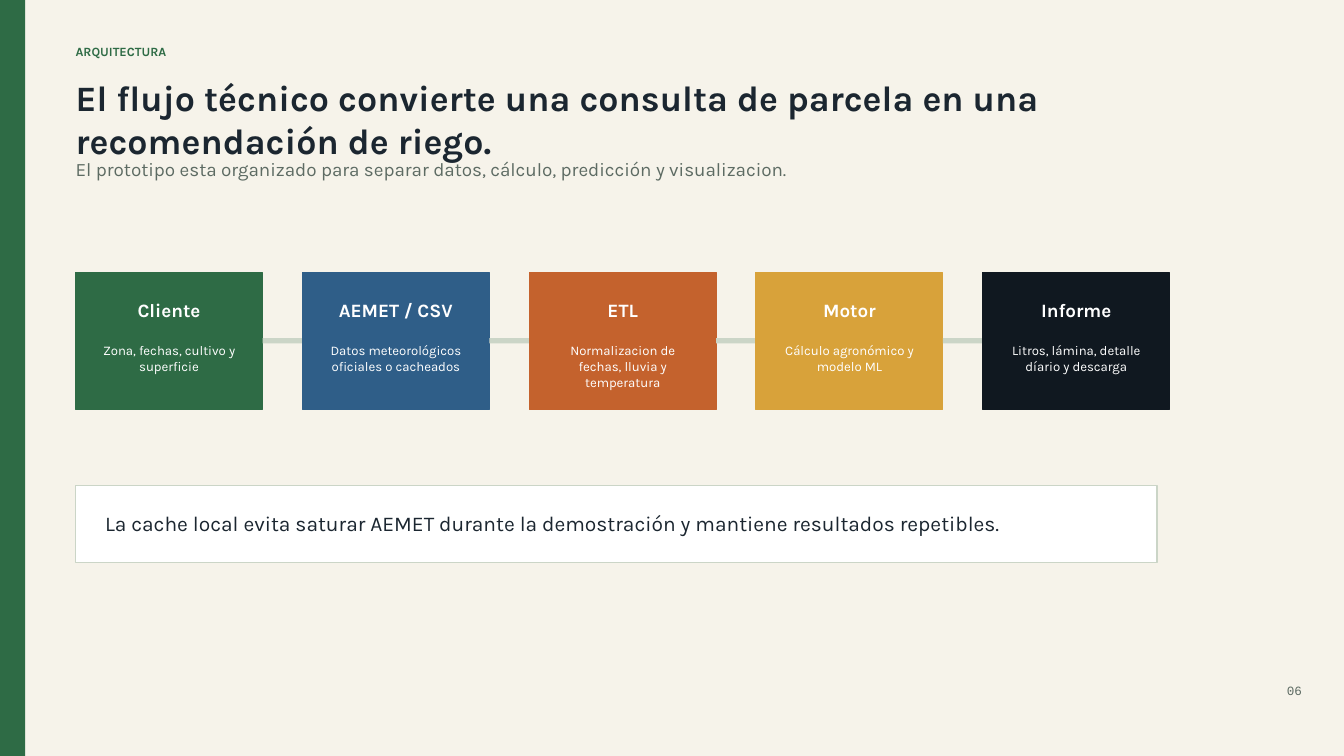
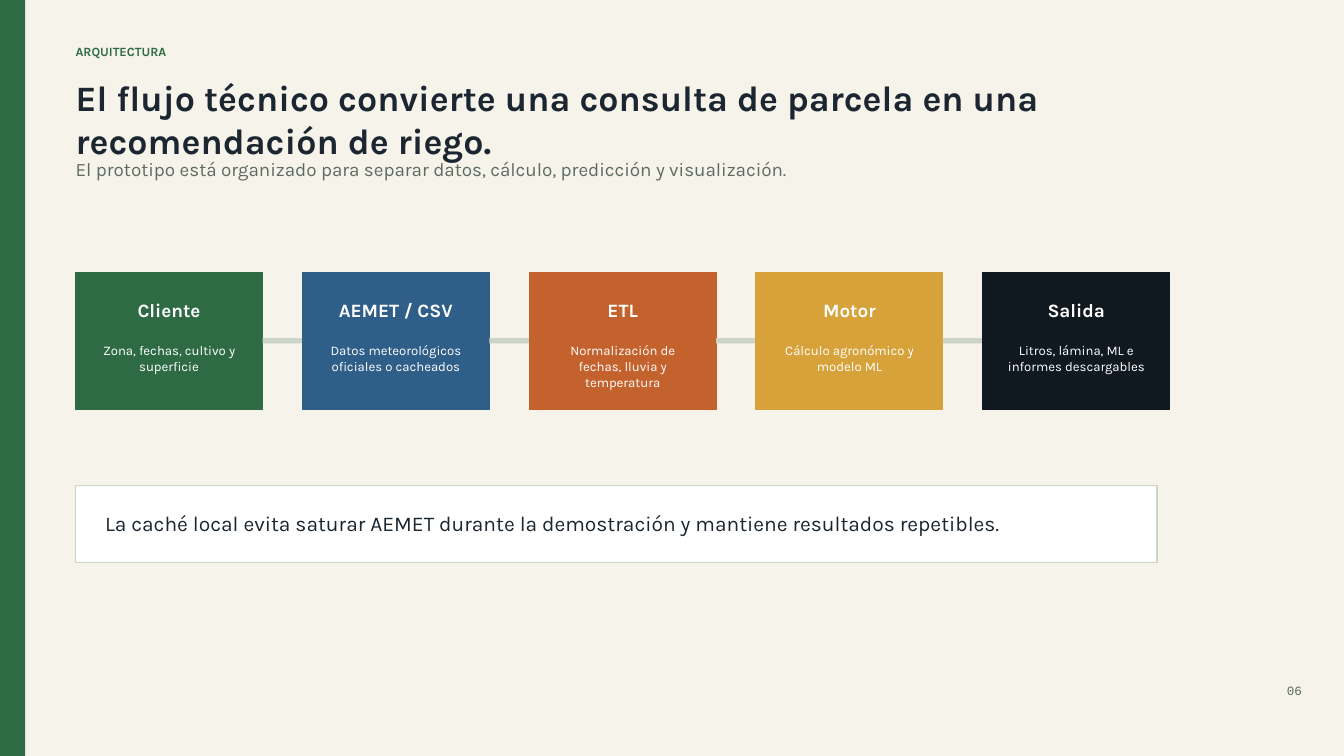
Before and after one commit to romanmaeztu/PI-Agricultura-de-Precisi-n, a slide deck: slide 6 of docs/presentacion_defensa_tfg_riego_jurado.pptx. Drawn at 1344x756 pixels with LibreOffice and Linux fonts; fonts in the diff are those of the drawing. Boxes give left, top, right and bottom in pixels: in the first picture for what was removed or moved away, otherwise in the second. Text is boxed around its words. In the diff, an @@ line names an element or a change of style, - is before the commit and + after.

```diff
--- a/docs/presentacion_defensa_tfg_riego_jurado.pptx
+++ b/docs/presentacion_defensa_tfg_riego_jurado.pptx
@@ text at (x1=76, y1=159, x2=786, y2=181): text changed @@
-El prototipo esta organizado para separar datos, cálculo, predicción y visualizacion.
+El prototipo está organizado para separar datos, cálculo, predicción y visualización.
@@ text at (x1=1048, y1=303, x2=1105, y2=318): text changed @@
-Informe
+Salida
@@ text at (x1=570, y1=345, x2=676, y2=390): text changed @@
-Normalizacion de fechas, lluvia y temperatura
+Normalización de fechas, lluvia y temperatura
@@ text at (x1=1008, y1=345, x2=1145, y2=375): text changed @@
-Litros, lámina, detalle díario y descarga
+Litros, lámina, ML e informes descargables
@@ text at (x1=105, y1=515, x2=999, y2=536): text changed @@
-La cache local evita saturar AEMET durante la demostración y mantiene resultados repetibles.
+La caché local evita saturar AEMET durante la demostración y mantiene resultados repetibles.
```
Also in this commit, not shown: 14 other slides changed, 1 slide added, 6 other files.
